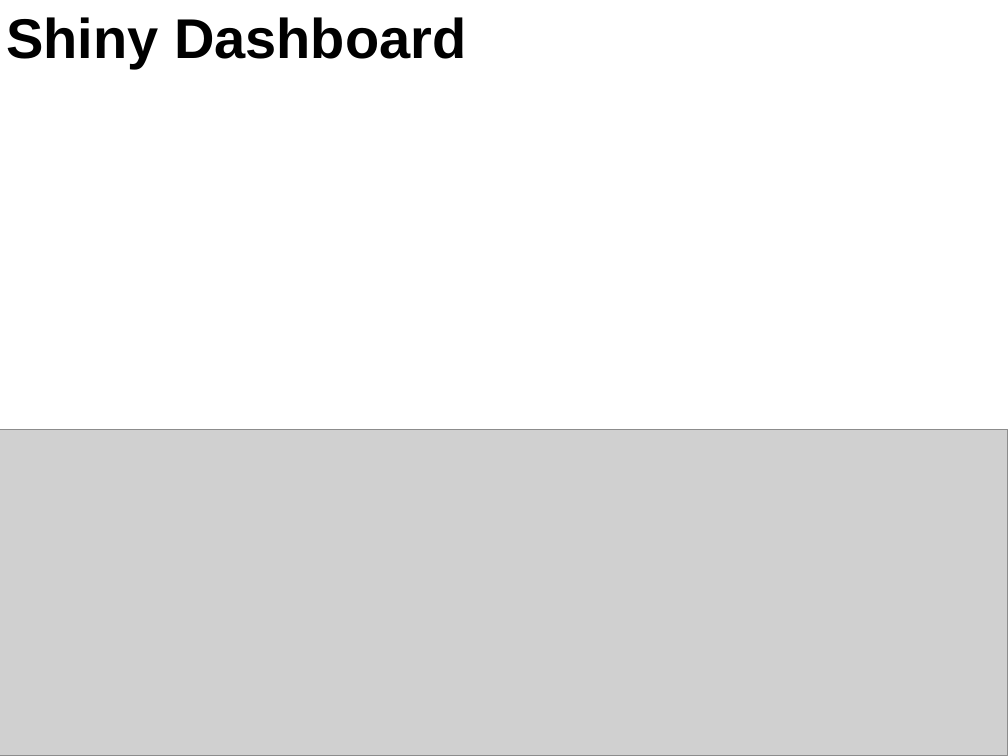
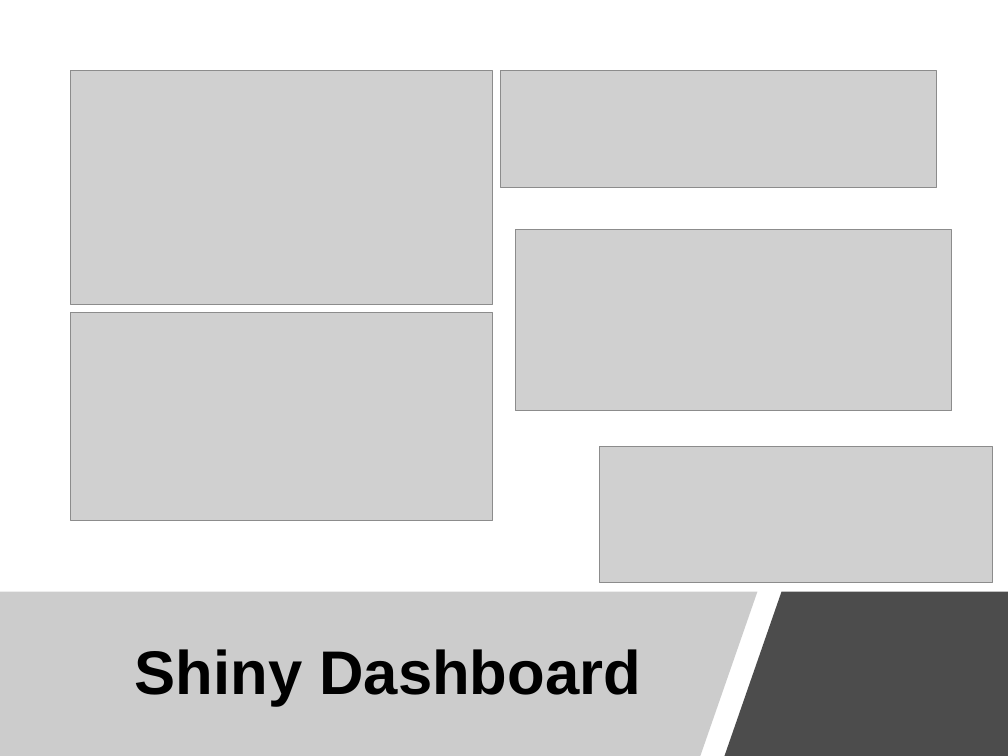
Before and after one commit to RMorton24/phs_group_project, a slide deck: slide 7 of Final Powerpoint presentation for 12.08.22.pptx. Drawn at 1008x756 pixels with LibreOffice and Linux fonts; fonts in the diff are those of the drawing; grey boxes stand for pictures. Boxes give left, top, right and bottom in pixels: in the first picture for what was removed or moved away, otherwise in the second. Text is boxed around its words. In the diff, an @@ line names an element or a change of style, - is before the commit and + after.

```diff
--- a/Final Powerpoint presentation for 12.08.22.pptx
+++ b/Final Powerpoint presentation for 12.08.22.pptx
@@ picture added at box(71, 71, 492, 304) @@
@@ picture added at box(501, 71, 937, 187) @@
@@ picture added at box(515, 230, 952, 411) @@
@@ picture added at box(71, 312, 492, 521) @@
@@ picture: place and size @@
-picture at box(0, 429, 1008, 756)
+picture at box(599, 447, 992, 583)
@@ freeform shape added at box(0, 592, 757, 756), fill #808080 at 40% opacity @@
@@ freeform shape added at box(725, 592, 1008, 756), fill #000000 at 70% opacity @@
@@ title "Shiny Dashboard": place and size @@
-title "Shiny Dashboard" at box(6, 17, 466, 68)
+title "Shiny Dashboard" at box(135, 649, 640, 706)
@@ title "Shiny Dashboard" at box(135, 649, 640, 706): size 40 to 44 pt; alignment left to centre @@
```
